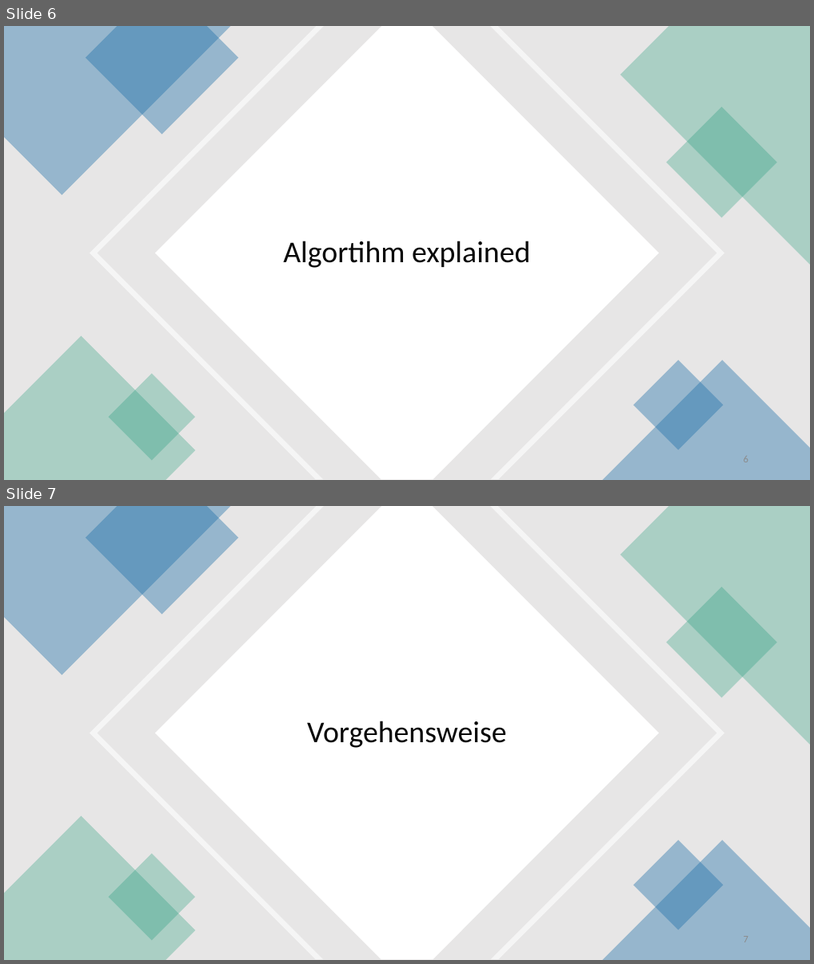
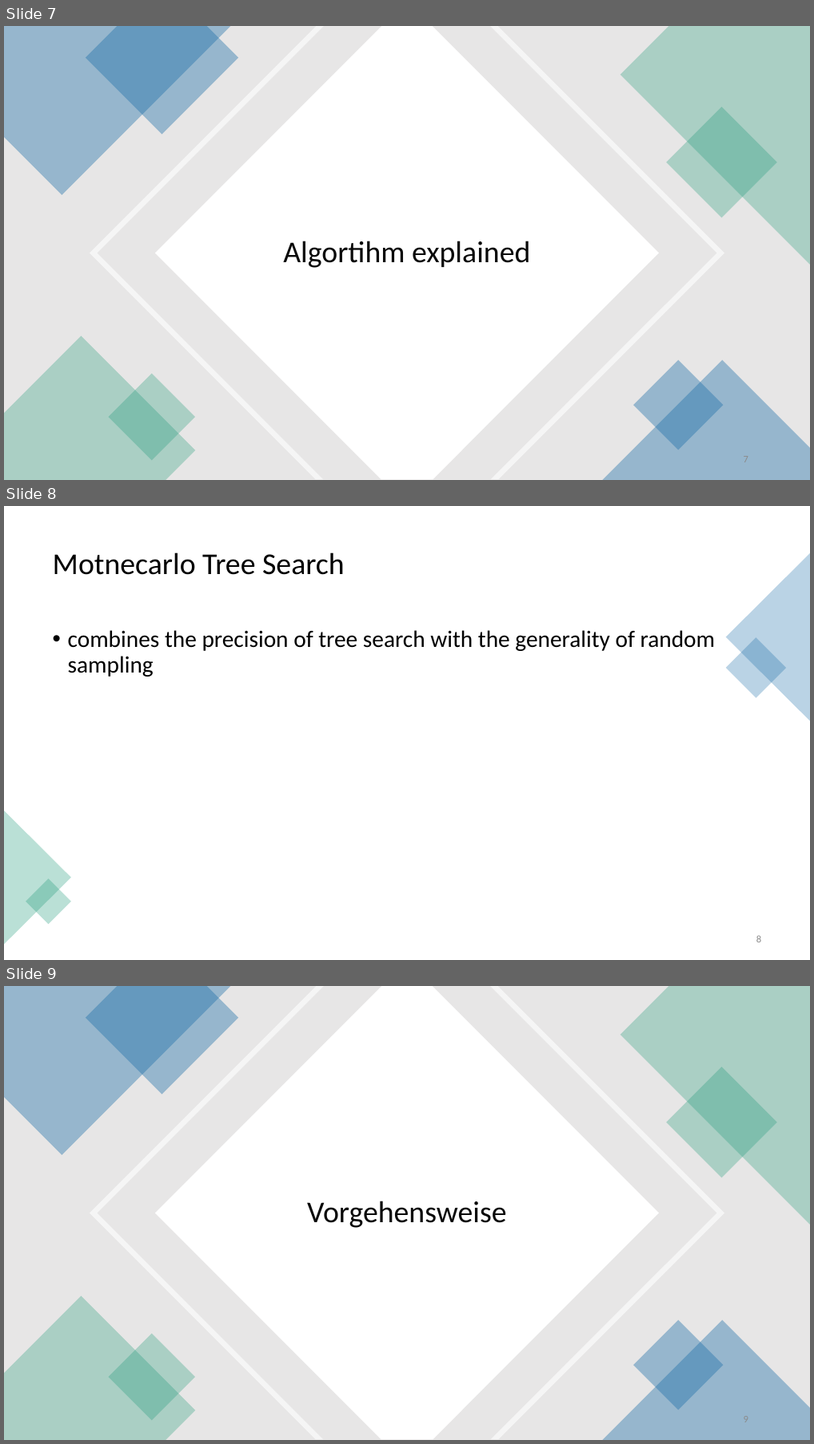
Before and after one commit to Brebeck-Jan/chessmaster, a slide deck: Präsentationen/Zwischen_Präse/Chessmaster_Zwischenpräsentation.pptx. Shown one above the other, each under a label of ours: slides 6 and 7 before the commit, slides 7, 8 and 9 after it. The pictures are 814x964 and 814x1444 pixels, drawn with LibreOffice and Linux fonts; fonts in the diff are those of the drawing. Boxes give left, top, right and bottom in pixels: in the first picture for what was removed or moved away, otherwise in the second. Text is boxed around its words. In the diff, an @@ line names an element or a change of style, - is before the commit and + after.

```diff
--- a/Präsentationen/Zwischen_Präse/Chessmaster_Zwischenpräsentation.pptx
+++ b/Präsentationen/Zwischen_Präse/Chessmaster_Zwischenpräsentation.pptx
@@ slide 8 added at [4, 506, 810, 960], background #FFFFFF @@
@@ title added at [53, 552, 345, 575], 36 pt, text #000000 @@
+Motnecarlo Tree Search
@@ triangle added at [726, 553, 810, 720], fill #1D6FA9 at 30% opacity @@
@@ text added at [68, 630, 715, 676], 28 pt, text #000000 @@
+• combines the precision of tree search with the generality of random sampling
@@ rectangle added at [726, 637, 787, 698], fill #1D6FA9 at 30% opacity @@
@@ triangle added at [4, 810, 71, 944], fill #1D9A78 at 30% opacity @@
@@ rectangle added at [26, 878, 71, 924], fill #1D9A78 at 30% opacity @@
@@ page number added at [757, 935, 762, 942], 12 pt, text #8C8C8C @@
+8
@@ what was slide 6 is now slide 7 @@
@@ what was slide 7 is now slide 9 @@
```
Also in this commit, not shown: 1 other slide added.
